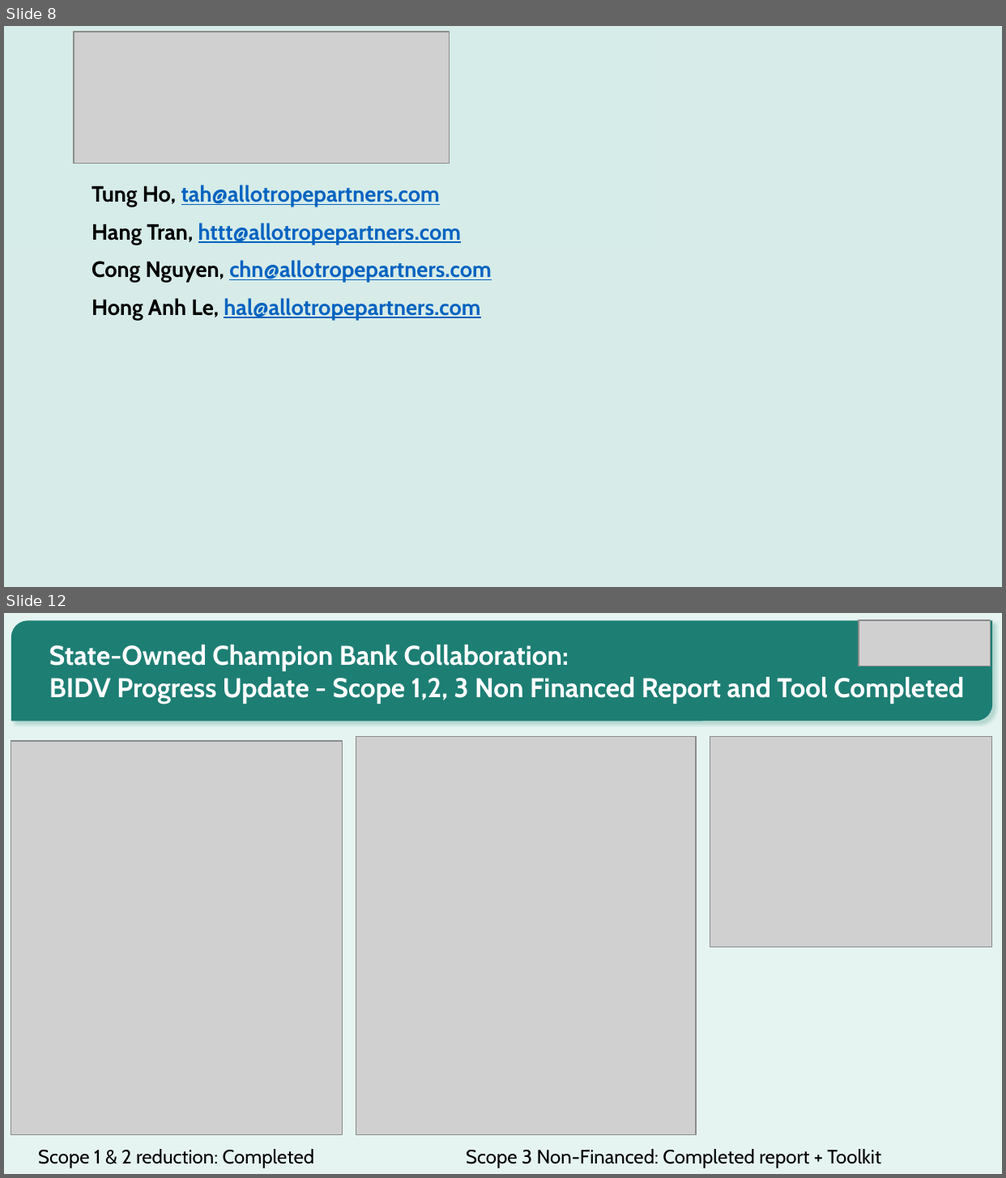
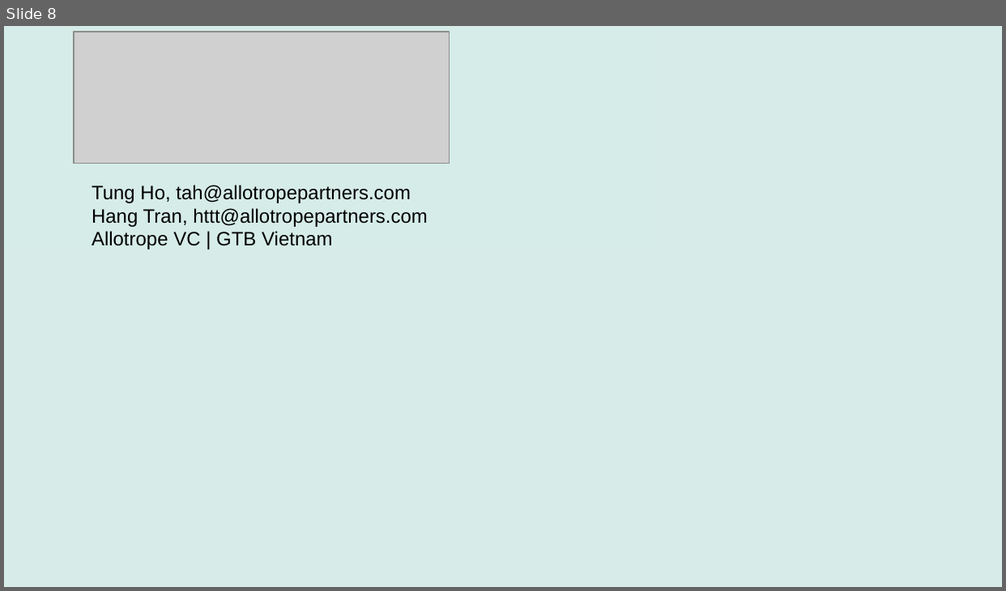
Before and after one commit to tah-allotrope/pacta-trisk, a slide deck: present/bank_prospect_deck.pptx. Shown one above the other, each under a label of ours: slides 8 and 12 before the commit, slide 8 after it; the slides between them are not shown. The pictures are 1006x1178 and 1006x591 pixels, drawn with LibreOffice and Linux fonts; fonts in the diff are those of the drawing; grey boxes stand for pictures; background and template pictures are left out. Boxes give left, top, right and bottom in pixels: in the first picture for what was removed or moved away, otherwise in the second. Text is boxed around its words. In the diff, an @@ line names an element or a change of style, - is before the commit and + after.

Commit message:
PHASE-03: build_deck.py script, 15-slide prospect deck, render QA PNGs, phase report

```diff
--- a/present/bank_prospect_deck.pptx
+++ b/present/bank_prospect_deck.pptx
@@ slide 12 removed at box(4, 613, 1002, 1174), background #E6F4F1 @@
@@ round diag rect removed at box(11, 621, 992, 722) @@
@@ picture removed at box(859, 620, 990, 666) @@
@@ title removed at box(49, 645, 964, 704) @@
-State-Owned Champion Bank Collaboration:
-BIDV Progress Update - Scope 1,2, 3 Non Financed Report and Tool Completed
@@ picture removed at box(11, 741, 343, 1135) @@
@@ picture removed at box(356, 737, 696, 1136) @@
@@ picture removed at box(710, 737, 993, 948) @@
@@ text removed at box(38, 1149, 314, 1169) @@
-Scope 1 & 2 reduction: Completed
@@ text removed at box(466, 1149, 881, 1169) @@
-Scope 3 Non-Financed: Completed report + Toolkit
@@ slide 8 changed as well @@
@@ text at box(91, 185, 428, 227): size 16 to 14 pt, font Cabin to Arial, bold off in "Tung Ho, tah@allotropepartners.com", "Hang Tran, httt@allotropepartners.com"; text colour #0563C1 to #000000, underline off in "tah@allotropepartners.com", "httt@allotropepartners.com"; less space between paragraphs @@
@@ text at box(91, 231, 333, 250): text changed; size 16 to 14 pt; font Cabin to Arial; text colour #0563C1 to #000000; bold off @@
-Cong Nguyen, chn@allotropepartners.com
-Hong Anh Le, hal@allotropepartners.com
+Allotrope VC | GTB Vietnam
```
Also in this commit, not shown: 9 other slides changed, 5 slides added, 14 other slides removed, 27 other files.
